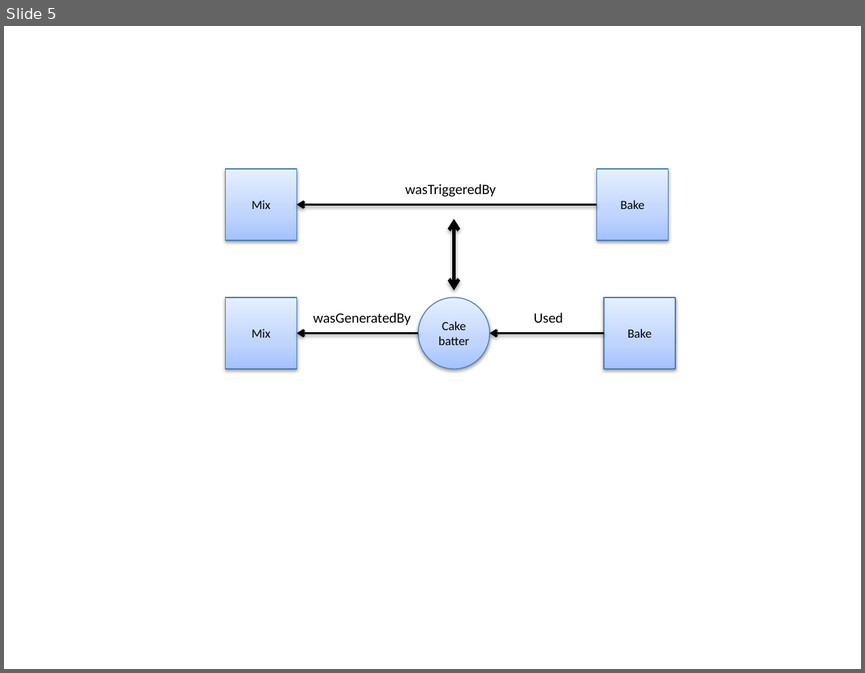
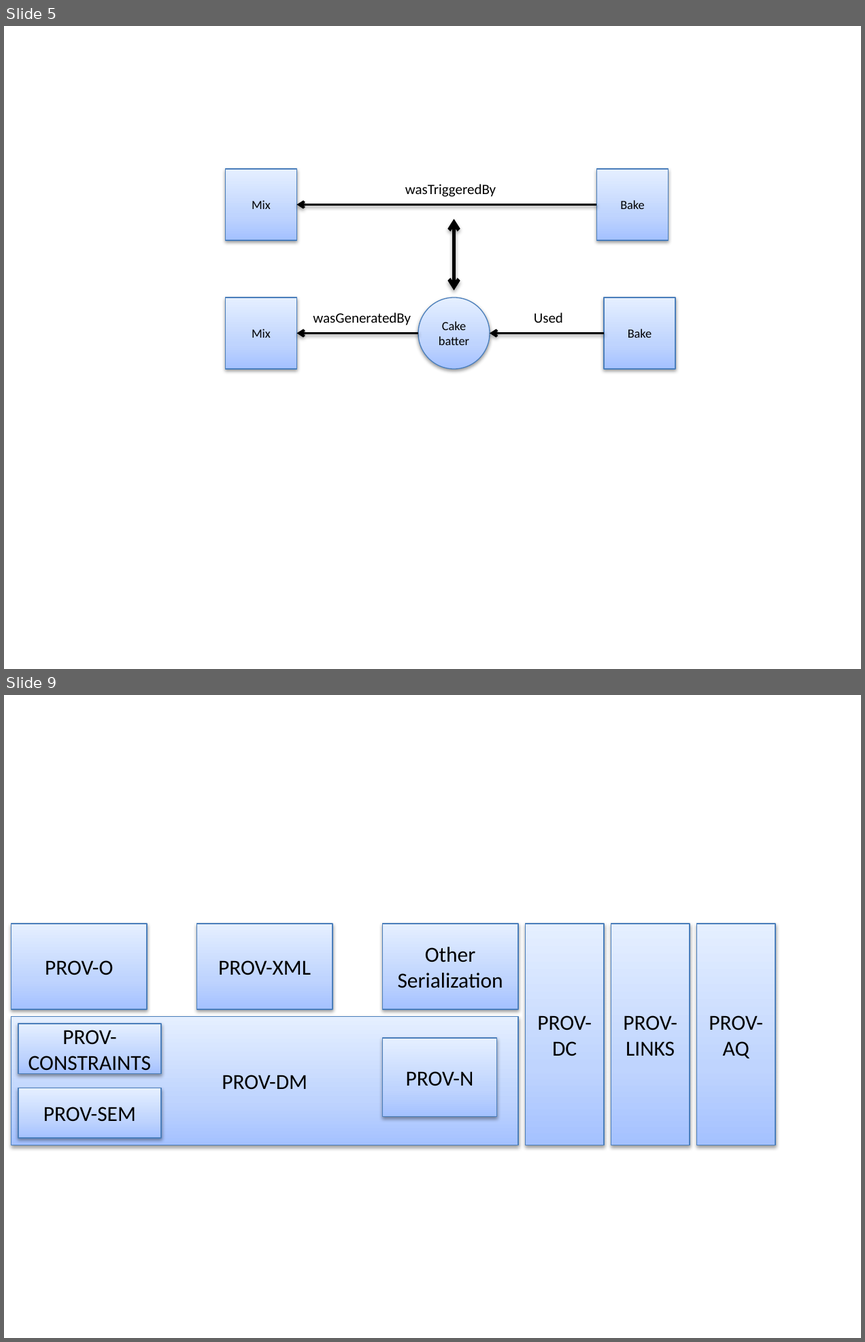
Before and after one commit to gems-uff/sdm, a slide deck: Documents/Dissertacao/provenance_cake.pptx. Shown one above the other, each under a label of ours: slide 5 before the commit, slides 5 and 9 after it; the slides between them are not shown. The pictures are 865x673 and 865x1342 pixels, drawn with LibreOffice and Linux fonts; fonts in the diff are those of the drawing. Boxes give left, top, right and bottom in pixels: in the first picture for what was removed or moved away, otherwise in the second. Text is boxed around its words. In the diff, an @@ line names an element or a change of style, - is before the commit and + after.

```diff
--- a/Documents/Dissertacao/provenance_cake.pptx
+++ b/Documents/Dissertacao/provenance_cake.pptx
@@ slide 9 added at [4, 695, 861, 1338], background #FFFFFF @@
@@ rectangle added at [11, 923, 146, 1009], fill gradient #A4C4FF to #BFD4FF to #E6EEFF, outline #4B7EBC 0.75 pt, 18 pt, text #000000 @@
+PROV-O
@@ rectangle added at [197, 923, 332, 1009], fill gradient #A4C4FF to #BFD4FF to #E6EEFF, outline #4B7EBC 0.75 pt, 18 pt, text #000000 @@
+PROV-XML
@@ rectangle added at [383, 923, 518, 1009], fill gradient #A4C4FF to #BFD4FF to #E6EEFF, outline #4B7EBC 0.75 pt, 18 pt, text #000000 @@
+Other Serialization
@@ rectangle added at [525, 923, 604, 1145], fill gradient #A4C4FF to #BFD4FF to #E6EEFF, outline #4B7EBC 0.75 pt, 18 pt, text #000000 @@
+PROV-DC
@@ rectangle added at [611, 923, 689, 1145], fill gradient #A4C4FF to #BFD4FF to #E6EEFF, outline #4B7EBC 0.75 pt, 18 pt, text #000000 @@
+PROV-LINKS
@@ rectangle added at [696, 923, 775, 1145], fill gradient #A4C4FF to #BFD4FF to #E6EEFF, outline #4B7EBC 0.75 pt, 18 pt, text #000000 @@
+PROV-AQ
@@ rectangle added at [11, 1016, 518, 1145], fill gradient #A4C4FF to #BFD4FF to #E6EEFF, outline #4B7EBC 0.75 pt, 18 pt, text #000000 @@
+PROV-DM
@@ rectangle added at [18, 1023, 162, 1073], fill gradient #A4C4FF to #BFD4FF to #E6EEFF, outline #4B7EBC 0.75 pt, 18 pt, text #000000 @@
+PROV-CONSTRAINTS
@@ rectangle added at [383, 1038, 496, 1117], fill gradient #A4C4FF to #BFD4FF to #E6EEFF, outline #4B7EBC 0.75 pt, 18 pt, text #000000 @@
+PROV-N
@@ rectangle added at [18, 1087, 162, 1137], fill gradient #A4C4FF to #BFD4FF to #E6EEFF, outline #4B7EBC 0.75 pt, 18 pt, text #000000 @@
+PROV-SEM
```
Also in this commit, not shown: 4 slides changed, 5 other slides added, 2 slides removed, 2 other files.
